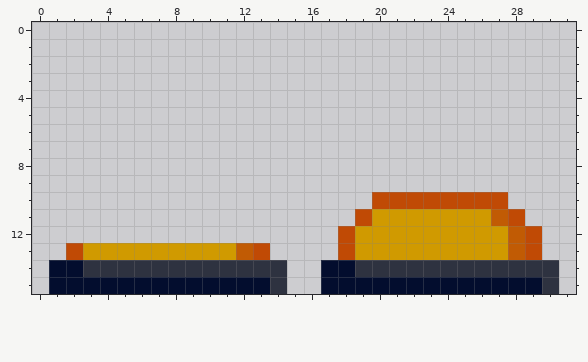
Pixel-art sprite, stored at Assets/Sprites/Button_Tileset.png. Above: the version before the commit.
The file is 64x32 pixels, drawn in blocks of 2x2; one block is one cell here.
Once edited:
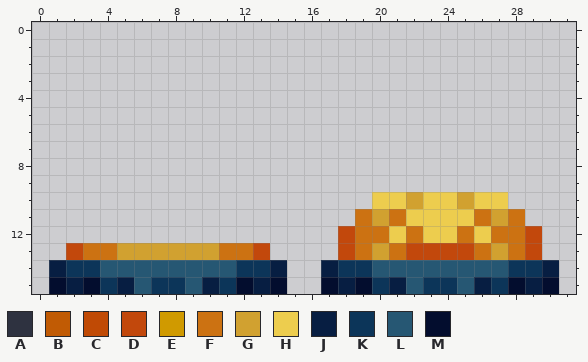
Palette (. is transparent): A #2e3240  B #c15b04  C #c04a05  D #c2480c  E #d09a00  F #cc7212  G #d1a130  H #edcd4e  J #071e42  K #0c3559  L #265773  M #030d2e
Edits made:
Changed rows in their new state; - is an unchanged pixel.
first column x 1:
10 -------------------HHGHHGHH---
11 ------------------FGFHHHHFGF--
12 -----------------DFFHFHHFHFFD-
13 -DFFGGGGGGFFD----DFGFDDDDFGFD-
14 JKKLLLLLLLLKKJ--JKKLLLLLLLLKKJ
15 -J-KJLKKLJK-JM---J-KJLKKLJK-JM
